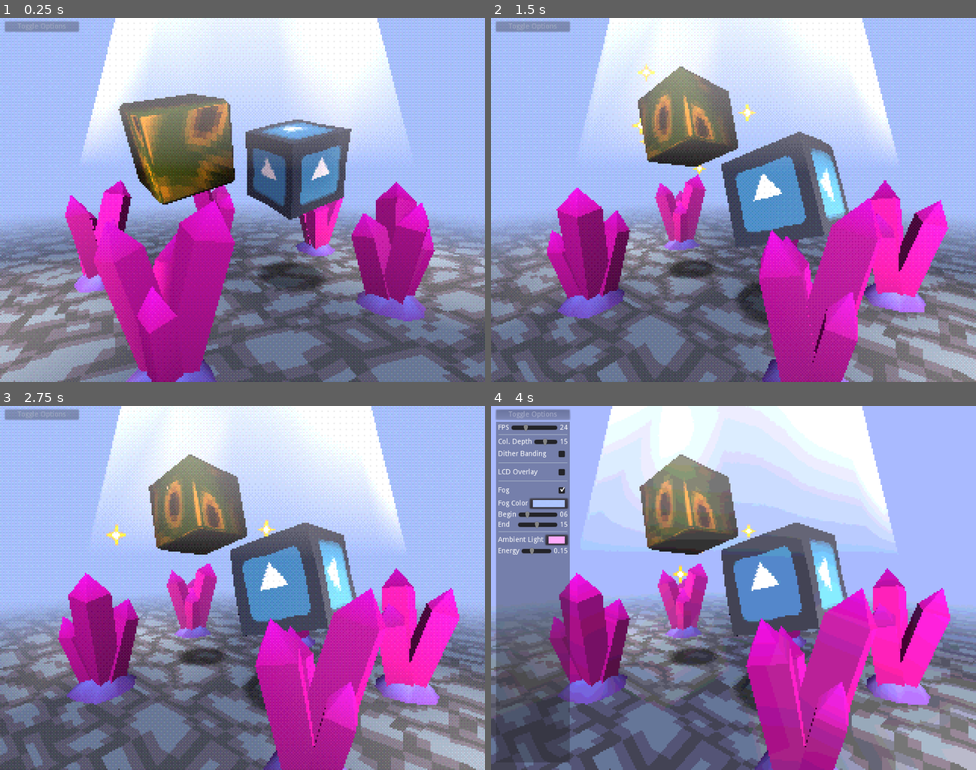
Above: before the commit, frames 1-4 (two rows, left to right).
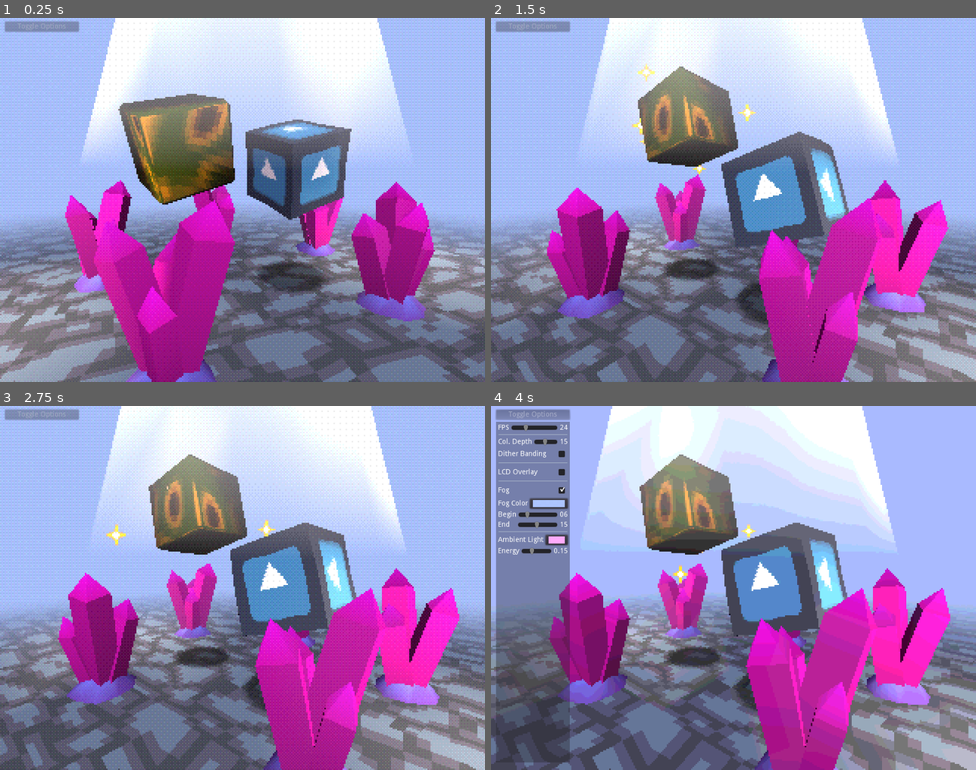
Above: after the commit, the same moments.

Repository: MenacingMecha/godot-psx-style-demo
Game: Godot game, scene res://post_process/pp_stack.tscn
Two runs of this game, one before a commit and one after it. Both use one fixed random seed, a clock stepped at 60 frames per second and the inputs below. The engine's default icon, where the game draws it, is replaced by a stand-in: a white triangle on a blue panel in a dark square.
Inputs (mouse positions are in pixels of both pictures, inside the frame that each line leads up to):
- Up to frame 1 (0.25 s): no input
- Up to frame 2 (1.5 s): tap Enter (ui_accept) at 0.5, 0.77 s
- Up to frame 3 (2.75 s): tap Enter (ui_accept) at 1.52 s
- Up to frame 4 (4 s): click "Toggle Options" at 2.75 s; click (563, 453) at 3.5 s

The runs differ from the first frame. In frame 1, less than 0.1% of the frame differs, in the area x 52-68%, y 67-75%; in frame 2, 0.2%; in frame 3, 0.2%, in the area x 35-53%, y 65-76%; in frame 4, 0.2%.

Commit message:
Refactored `shadow.gd`

Diff:
--- a/world/shadow/shadow.gd
+++ b/world/shadow/shadow.gd
@@ -1,18 +1,33 @@
 extends Spatial
 
-const SCALE_MIN := 0.5
-const SCALE_MAX := 1.4
+const SpatialSinPan := preload("res://world/spatial_sin_pan.gd")
 
-export(float, 1, 10) var max_distance_from_ground = 2
-export(float, 0, -2) var position_offset = -0.2
+const SCALE_DISTANCE := 0.125
+const DEFAULT_SCALE := Vector3.ONE * 0.775
+
+export var _reverse_direction := false
+
+var _time := 0.0
+
+onready var _default_scale := self.scale
 
 
-func update_shadow(origin_position: Vector3, distance_from_ground: float) -> void:
-	# set shadow position
-#	translation = origin_position + Vector3(0, distance_from_ground - position_offset, 0)
+func _process(p_delta: float):
+	self._time += p_delta
+	self.scale = get_animated_scale(self._time, self._reverse_direction)
 
-	# set shadow scale
-	var clamped_distance_from_ground = max(distance_from_ground * -1, max_distance_from_ground)
-	var distance_weight = min(distance_from_ground * -1 / max_distance_from_ground, 1)
-	var scale_multiplier = lerp(SCALE_MAX, SCALE_MIN, distance_weight)
-	scale = Vector3(scale_multiplier, scale_multiplier, scale_multiplier)
+
+func on_reset():
+	self.scale = self._default_scale
+	self._time = 0.0
+
+
+static func get_animated_scale(p_time: float, p_reverse_direction: bool) -> Vector3:
+	var direction := 1 if p_reverse_direction else -1
+	var offset_scale := (
+		sin(p_time * SpatialSinPan.TRANSLATION_SPEED)
+		* Vector3.ONE
+		* SCALE_DISTANCE
+		* direction
+	)
+	return DEFAULT_SCALE + offset_scale
--- a/world/shadow/shadow.tscn
+++ b/world/shadow/shadow.tscn
@@ -8,10 +8,9 @@
 subdivide_width = 1
 subdivide_depth = 1
 
-[node name="BoxShadow" type="Spatial"]
+[node name="BoxShadow" type="Spatial" groups=["can_pause_and_reset"]]
 transform = Transform( 3, 0, 0, 0, 3, 0, 0, 0, 3, 0, 0, 0 )
 script = ExtResource( 2 )
-max_distance_from_ground = 3.0
 
 [node name="MeshInstance" type="MeshInstance" parent="."]
 transform = Transform( 1, 0, 0, 0, 1, 0, 0, 0, 1, 0, 0.05, 0 )
--- a/world/spatial_sin_pan.gd
+++ b/world/spatial_sin_pan.gd
@@ -4,13 +4,11 @@
 const TRANSLATION_SPEED := 1.0
 const ROTATION_SPEED := 1.0
 
-export var _shadow_path: NodePath
 export var _reverse_direction := false
 
-var _time: float = 0
+var _time := 0.0
 
 onready var _default_transform: Transform = get_transform()
-onready var _shadow := get_node(self._shadow_path)
 
 
 func _process(p_delta: float):
@@ -18,17 +16,6 @@
 	self.transform = get_animated_transform(
 		self._default_transform, self._time, self._reverse_direction
 	)
-
-	# update shadow
-	var space_state = get_world().direct_space_state
-	# TODO: Magic number
-	var result = space_state.intersect_ray(
-		self.translation, self.translation + Vector3(0, -100, 00)
-	)
-	if result:
-		if result.collider.name == "FloorBody":
-			var distance_from_ground = result.position - translation
-			self._shadow.update_shadow(translation, distance_from_ground.y)
 
 
 func on_reset():
--- a/world/world.tscn
+++ b/world/world.tscn
@@ -51,7 +51,6 @@
 mesh = ExtResource( 12 )
 material/0 = ExtResource( 9 )
 script = ExtResource( 3 )
-_shadow_path = NodePath("../BoxMetalShadow")
 
 [node name="Particles" type="Particles" parent="BoxMetal"]
 transform = Transform( 0.999973, 0.00729208, -0.00112456, -0.00729237, 0.999973, -0.000250523, 0.00112271, 0.000258713, 0.999999, 0, 0, 0 )
@@ -67,11 +66,11 @@
 mesh = ExtResource( 8 )
 material/0 = ExtResource( 5 )
 script = ExtResource( 3 )
-_shadow_path = NodePath("../BoxLitShadow")
 _reverse_direction = true
 
 [node name="BoxLitShadow" parent="." instance=ExtResource( 6 )]
 transform = Transform( 1, 0, 0, 0, 1, 0, 0, 0, 1, 1, 0, 0 )
+_reverse_direction = true
 
 [node name="Floor" type="MeshInstance" parent="."]
 visible = false
